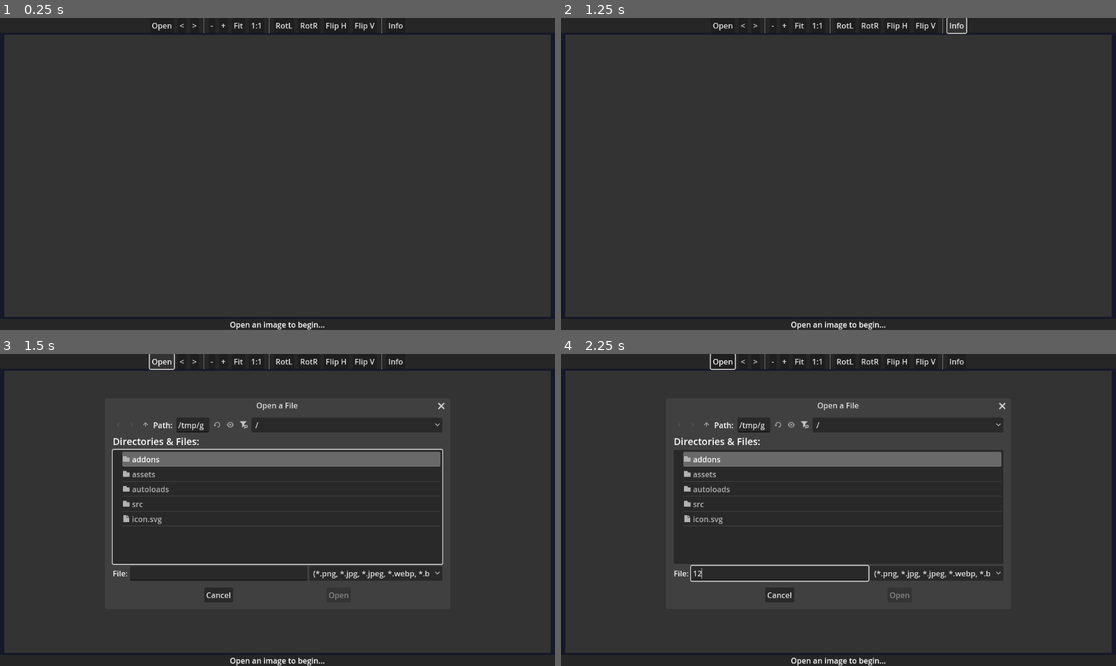
Above: before the commit, frames 1-4 (two rows, left to right).
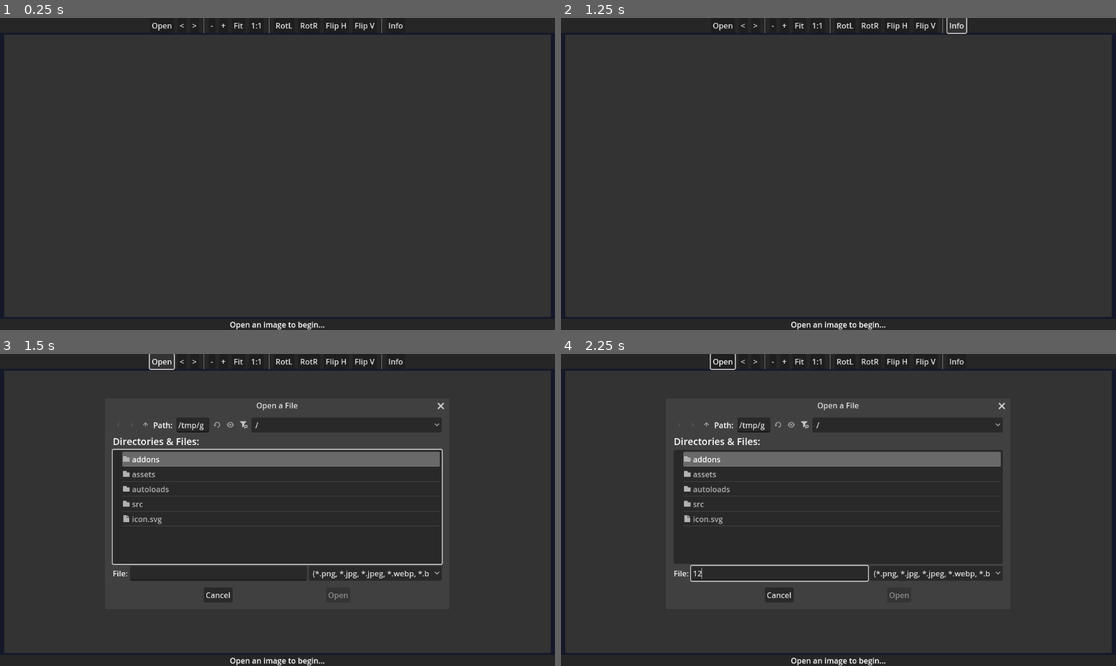
Above: after the commit, the same moments.

Repository: mlm-games/imagot
Game: Godot game, scene res://src/main.tscn
The game is run twice, just before and just after one commit, with the same random seed, the same clock (stepped at 60 frames per second) and the same inputs.
Inputs (mouse positions are in pixels of both pictures, inside the frame that each line leads up to):
- Up to frame 1 (0.25 s): no input
- Up to frame 2 (1.25 s): click "Info" at 0.5 s
- Up to frame 3 (1.5 s): click "Open" at 1.25 s
- Up to frame 4 (2.25 s): click (777, 572) at 2.02 s; type "12" at 2.1 s

Frames 1-2 are identical in both runs. In frame 3, 0.4% of the frame differs, in the area x 37-81%, y 15-79%; in frame 4, 0.3%.

Commit message:
Clicking and dragging works

Diff:
--- a/src/main.gd
+++ b/src/main.gd
@@ -15,7 +15,9 @@
 
 # state variables for camera control
 var is_panning: bool = false
+var is_moving: bool = false
 var pan_start_pos: Vector2
+var move_start_pos: Vector2
 
 # Godot's runtime-loadable image formats
 const SUPPORTED_EXTENSIONS = ["png", "jpg", "jpeg", "webp", "bmp", "tga", "svg", "exr", "hdr"]
@@ -65,30 +67,43 @@
 		zoom_percent, rot_degrees
 	]
 
-func _unhandled_input(event: InputEvent) -> void:
-	# Panning with Middle Mouse Button
-	if event is InputEventMouseButton and event.button_index == MOUSE_BUTTON_MIDDLE:
-		if event.is_pressed():
-			is_panning = true
-			pan_start_pos = camera.get_global_mouse_position()
-		else:
-			is_panning = false
-
-	if is_panning and event is InputEventMouseMotion:
-		# Panning moves the camera in the opposite direction of the mouse drag
-		camera.position -= event.relative / camera.zoom
+func _gui_input(event: InputEvent) -> void:
+	if event is InputEventMouseButton:
+		if event.button_index == MOUSE_BUTTON_MIDDLE:
+			if event.is_pressed():
+				is_panning = true
+				pan_start_pos = event.position
+			else:
+				is_panning = false
+		if event.button_index == MOUSE_BUTTON_LEFT:
+			if event.is_pressed():
+				is_moving = true
+				move_start_pos = event.position
+			else:
+				is_moving = false
+
+
+	if event is InputEventMouseMotion:
+		print(event)
+		if is_panning:
+			camera.position -= event.relative / camera.zoom
+		if is_moving:
+			camera.position -= event.relative
+
+
 
 	# Zooming with Mouse Wheel (to mouse position)
 	if event is InputEventMouseButton:
 		if event.button_index == MOUSE_BUTTON_WHEEL_UP:
-			_handle_zoom(1.25)
+			_handle_zoom_at_point(1.05, event.position)
 		elif event.button_index == MOUSE_BUTTON_WHEEL_DOWN:
-			_handle_zoom(0.8)
-
+			_handle_zoom_at_point(0.95, event.position)
+
+	# Keyboard shortcuts
 	if event.is_action_pressed("zoom_in"):
-		_handle_zoom(1.25)
+		_handle_zoom_center(1.25)
 	if event.is_action_pressed("zoom_out"):
-		_handle_zoom(0.8)
+		_handle_zoom_center(0.8)
 	if event.is_action_pressed("zoom_fit"):
 		_on_zoom_fit_pressed()
 	if event.is_action_pressed("actual_size"):
@@ -104,45 +119,42 @@
 	if event.is_action_pressed("show_properties"):
 		_show_properties_dialog()
 
-func _handle_zoom(zoom_multiplier: float, at_mouse_position = false) -> void:
+func _handle_zoom_at_point(zoom_factor: float, screen_position: Vector2) -> void:
 	if not image_sprite.texture: return
 
+	# Get the viewport and its rect
+	var viewport = %SubViewport
+	var viewport_rect = %ViewportContainer.get_global_rect()
+
+	# Convert screen position to viewport position
+	var viewport_position = screen_position - viewport_rect.position
+
+	# Get the world position before zoom
+	var world_pos_before = camera.get_global_transform().affine_inverse() * viewport_position
+
+	# Apply zoom
 	var old_zoom = camera.zoom
-	var new_zoom = old_zoom * zoom_multiplier
-
-	# Get mouse position relative to the viewport
-	var mouse_in_viewport = viewport_container.get_global_mouse_position()
-
-	# Find where the mouse is pointing in the "world" (the SubViewport)
-	var point_in_world = camera.get_canvas_transform().affine_inverse() * (mouse_in_viewport)
-
+	var new_zoom = old_zoom * zoom_factor
+	new_zoom = new_zoom.clamp(Vector2(0.1, 0.1), Vector2(10.0, 10.0))
 	camera.zoom = new_zoom
 
-	# Reposition camera so the world point stays under the mouse
-	var new_point_in_viewport = camera.get_canvas_transform() * (point_in_world)
-	camera.position += (mouse_in_viewport - new_point_in_viewport) / camera.zoom
-
-	update_status_bar()
-
-
-func _show_properties_dialog() -> void:
-	if current_image_path.is_empty(): return
-
-	var file_name = current_image_path.get_file()
-	var file_size_bytes = FileAccess.get_file_as_bytes(current_image_path).size()
-	var file_size_str = str(file_size_bytes) + " B"
-	if file_size_bytes > 1024 * 1024:
-		file_size_str = "%.2f MB" % (file_size_bytes / (1024.0*1024.0))
-	elif file_size_bytes > 1024:
-		file_size_str = "%.2f KB" % (file_size_bytes / 1024.0)
-
-	%ValueName.text = file_name
-	%ValuePath.text = current_image_path
-	%ValueDims.text = "%s x %s" % [image_sprite.texture.get_width(), image_sprite.texture.get_height()]
-	%ValueSize.text = file_size_str
-	%ValueFormat.text = current_image_path.get_extension().to_upper()
-
-	properties_dialog.popup_centered()
+	# Get the world position after zoom
+	var world_pos_after = camera.get_global_transform().affine_inverse() * viewport_position
+
+	# Adjust camera position to keep the same world point under the mouse
+	camera.position += world_pos_before - world_pos_after
+
+	update_status_bar()
+
+func _handle_zoom_center(zoom_factor: float) -> void:
+	if not image_sprite.texture: return
+
+	var old_zoom = camera.zoom
+	var new_zoom = old_zoom * zoom_factor
+	new_zoom = new_zoom.clamp(Vector2(0.1, 0.1), Vector2(10.0, 10.0))
+	camera.zoom = new_zoom
+
+	update_status_bar()
 
 func _connect_signals() -> void:
 	# File
@@ -167,6 +179,46 @@
 	get_window().size_changed.connect(func(): %SubViewport.size = %ViewportContainer.size)
 
 
+func _handle_zoom(zoom_multiplier: float) -> void:
+	if not image_sprite.texture: return
+
+	var old_zoom = camera.zoom
+	var new_zoom = old_zoom * zoom_multiplier
+
+	# Get mouse position relative to the viewport
+	var mouse_in_viewport = viewport_container.get_global_mouse_position()
+
+	# Find where the mouse is pointing in the "world" (the SubViewport)
+	var point_in_world = camera.get_canvas_transform().affine_inverse() * (mouse_in_viewport)
+
+	camera.zoom = new_zoom
+
+	# Reposition camera so the world point stays under the mouse
+	var new_point_in_viewport = camera.get_canvas_transform() * (point_in_world)
+	camera.position += (mouse_in_viewport - new_point_in_viewport) / camera.zoom
+
+	update_status_bar()
+
+
+func _show_properties_dialog() -> void:
+	if current_image_path.is_empty(): return
+
+	var file_name = current_image_path.get_file()
+	var file_size_bytes = FileAccess.get_file_as_bytes(current_image_path).size()
+	var file_size_str = str(file_size_bytes) + " B"
+	if file_size_bytes > 1024 * 1024:
+		file_size_str = "%.2f MB" % (file_size_bytes / (1024.0*1024.0))
+	elif file_size_bytes > 1024:
+		file_size_str = "%.2f KB" % (file_size_bytes / 1024.0)
+
+	%ValueName.text = file_name
+	%ValuePath.text = current_image_path
+	%ValueDims.text = "%s x %s" % [image_sprite.texture.get_width(), image_sprite.texture.get_height()]
+	%ValueSize.text = file_size_str
+	%ValueFormat.text = current_image_path.get_extension().to_upper()
+
+	properties_dialog.popup_centered()
+
 func _handle_launch_args() -> void:
 	var args = OS.get_cmdline_args()
 	if args.size() > 1:
--- a/src/main.tscn
+++ b/src/main.tscn
@@ -129,6 +129,7 @@
 [node name="SubViewport" type="SubViewport" parent="VBoxContainer/ViewportContainer"]
 unique_name_in_owner = true
 handle_input_locally = false
+gui_disable_input = true
 size = Vector2i(1152, 595)
 render_target_update_mode = 4
 
@@ -139,6 +140,7 @@
 anchor_bottom = 1.0
 grow_horizontal = 2
 grow_vertical = 2
+mouse_filter = 2
 color = Color(0.2, 0.2, 0.2, 1)
 
 [node name="ImageSprite" type="TextureRect" parent="VBoxContainer/ViewportContainer/SubViewport"]
@@ -150,6 +152,7 @@
 anchor_bottom = 0.5
 grow_horizontal = 2
 grow_vertical = 2
+mouse_filter = 2
 
 [node name="Camera2D" type="Camera2D" parent="VBoxContainer/ViewportContainer/SubViewport"]
 unique_name_in_owner = true
